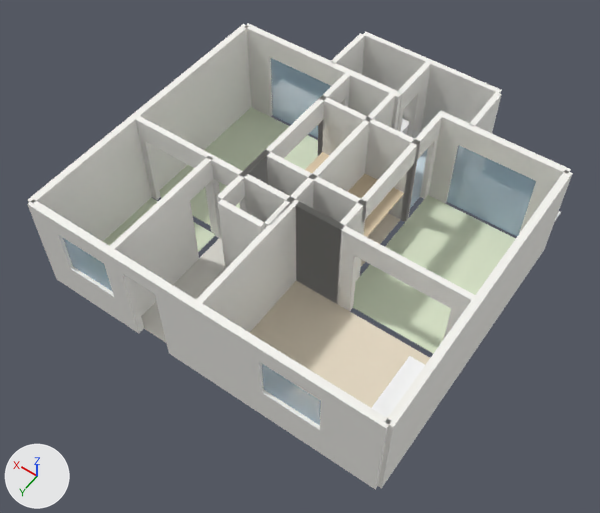
Renders of the glTF model room.glb from each side of a commit.
The view is the same before and after, from a 50 mm camera at (-2.25, 11.48, 13.36) aimed at (3.58, 3.31, 0.52). The lights are fixed; the arrows at lower left show +X, +Y and +Z. The older version comes first. Vertices at exactly the same position are counted once.

Script lines for the objects in view, before the commit:
```python
me_mesh_0 = bpy.data.meshes.new('Mesh_0')
me_mesh_0.from_pydata(...)  # 495 vertices, 958 faces; spans x -0.15..7.51, y -1.39..6.27, z -0.02..2.25
me_mesh_0.materials.append(mat_balcony)  # light grey #e1e1e1
me_mesh_0.materials.append(mat_closet)  # pale yellow #f9edda
me_mesh_0.materials.append(mat_fixture)  # white #fdfdfd
me_mesh_0.materials.append(mat_floor)  # pale yellow #efe2cb
me_mesh_0.materials.append(mat_glass)  # blue #c4e5f9
me_mesh_0.materials.append(mat_hall)  # white #e7e5dd
me_mesh_0.materials.append(mat_shelf)  # beige #e7d3b3
me_mesh_0.materials.append(mat_tatami)  # pale green #dfeace
me_mesh_0.materials.append(mat_wall)  # white #f7f6f1
me_mesh_0.materials.append(mat_wet)  # pale blue #daecf6
# before: 318 (0.3, 3.4, 0.0), 319 (0.3, 3.52, 0.0), 321 (0.3, 3.4, 2.25) at pixel (459, 286), 322 (0.3, 3.52, 2.25) at pixel (455, 291), 324 (0.3, 3.4, 1.75)
# before: 325 (2.25, 3.4, 1.75), 326 (2.25, 3.52, 1.75) at pixel (354, 255), 327 (0.3, 3.52, 1.75) at pixel (451, 308), 328 (2.25, 3.4, 2.25) at pixel (359, 233), 329 (2.25, 3.52, 2.25) at pixel (355, 237)
# before: 330 (2.25, 3.4, 0.0) at pixel (353, 307), 332 (2.25, 3.52, 0.0) at pixel (349, 311)
ob_kobiki302 = bpy.data.objects.new('kobiki302', me_mesh_0)
ob_kobiki302.location = (0.0, 0.0, 0.0)
```
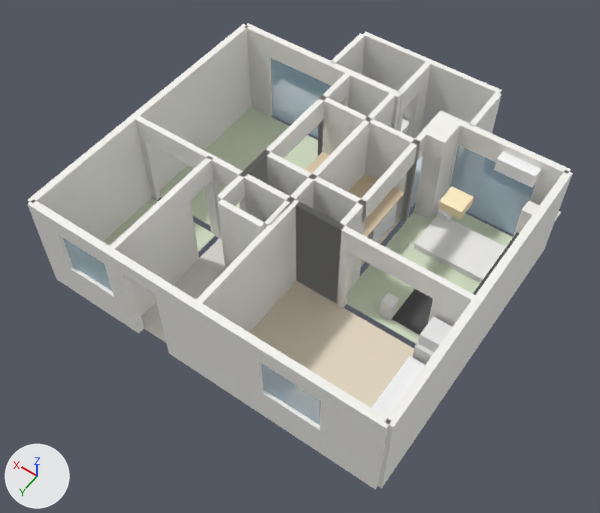
The change, as a list of edits to the scene's bpy script:
```text
Change me_mesh_0:
    verts and faces of me_mesh_0; kept vertices keep their numbers, new ones are numbered from 495
    remove me_mesh_0.from_pydata(...)  # 495 vertices, 958 faces; spans x -0.15..7.51, y -1.39..6.27, z -0.02..2.25
    add me_mesh_0.from_pydata(...)  # 589 vertices, 1102 faces; spans x -0.15..7.51, y -1.39..6.27, z -0.02..2.25
    me_mesh_0 part 1: a new loose piece, a box spanning x 0.0..0.06, y 1.75..3.35, z 0.0..2.2, in mat_furn0 (dark grey #505050)
    me_mesh_0 part 2: a new loose piece, a box spanning x 0.06..1.5, y 1.85..3.2, z 0.0..0.01, in mat_furn1 (dark grey #595959)
    me_mesh_0 part 3: a new loose piece, a box spanning x 0.02..0.57, y 3.58..4.13, z 0.0..1.1, in mat_furn10 (light grey #e1e1df)
    me_mesh_0 part 4: a new loose piece, a box spanning x 0.05..0.55, y 3.6..4.05, z 1.1..1.4, in mat_furn11 (white #ededed)
    me_mesh_0 part 5: a new loose piece, a box spanning x 0.1..0.4, y 0.2..0.5, z 0.0..1.4, in mat_furn2 (white #fcf9f3)
    me_mesh_0 part 6: a new loose piece, a box spanning x 0.05..2.05, y 0.45..1.45, z 0.0..0.15, in mat_furn3 (white #f9f8f6)
    me_mesh_0 part 7: a new loose piece, a box spanning x 0.4..1.2, y 0.0..0.25, z 1.8..2.1, in mat_furn4 (white #fcfcfc)
    me_mesh_0 part 8: a new loose piece, a box spanning x 1.5..1.75, y 3.0..3.25, z 0.0..0.45, in mat_furn5 (white #f9f9f9)
    me_mesh_0 part 9: a new loose piece, a box spanning x 1.8..2.05, y 0.3..0.55, z 0.0..0.3, in mat_furn6 (white #f9f9f9)
    me_mesh_0 part 10: a new loose piece, a box spanning x 1.05..1.5, y 1.5..1.95, z 2.05..2.25, in mat_furn7 (beige #ffedc4)
    me_mesh_0 part 11: a new loose piece, a box spanning x 2.72..3.57, y 1.1..2.0, z 0.0..0.75, in mat_furn9 (white #edf1f3)
    me_mesh_0 part 12
    6 vertices are added at (2.15, 0.0, 0.0), (2.55, 0.6, 0.0), (2.15, 0.6, 0.0), (2.15, 0.0, 2.25), (2.55, 0.6, 2.25), (2.15, 0.6, 2.25)
    12 new faces join them, mat_furn8 (white #f7f6f1)
    me_mesh_0 part 13
    add for i in [318, 319, 321, 322, 324, 327]: verts[i] += (0.35, 0.0, 0.0)
    add for i in [325, 326, 328, 329, 330, 332]: verts[i] += (0.15, 0.0, 0.0)
    add me_mesh_0.materials.append(mat_furn0)  # dark grey #505050
    add me_mesh_0.materials.append(mat_furn1)  # dark grey #595959
    add me_mesh_0.materials.append(mat_furn10)  # light grey #e1e1df
    add me_mesh_0.materials.append(mat_furn11)  # white #ededed
    add me_mesh_0.materials.append(mat_furn2)  # white #fcf9f3
    add me_mesh_0.materials.append(mat_furn3)  # white #f9f8f6
    add me_mesh_0.materials.append(mat_furn4)  # white #fcfcfc
    add me_mesh_0.materials.append(mat_furn5)  # white #f9f9f9
    add me_mesh_0.materials.append(mat_furn6)  # white #f9f9f9
    add me_mesh_0.materials.append(mat_furn7)  # beige #ffedc4
    add me_mesh_0.materials.append(mat_furn8)  # white #f7f6f1
    add me_mesh_0.materials.append(mat_furn9)  # white #edf1f3
```

What differs and where, as boxes (x1, y1, x2, y2) in the pictures (600 x 513 px; the box of a moved part takes in the faces that stretch with it):
part 1 of me_mesh_0, added
    after: (473, 232, 520, 295)
part 2 of me_mesh_0, added
    after: (392, 289, 433, 335)
part 3 of me_mesh_0, added
    after: (413, 341, 434, 365)
part 4 of me_mesh_0, added
    after: (418, 316, 452, 352)
part 5 of me_mesh_0, added
    after: (513, 201, 540, 237)
part 6 of me_mesh_0, added
    after: (414, 216, 506, 283)
part 7 of me_mesh_0, added
    after: (494, 151, 541, 187)
part 8 of me_mesh_0, added
    after: (379, 293, 399, 320)
part 9 of me_mesh_0, added
    after: (437, 209, 452, 221)
part 10 of me_mesh_0, added
    after: (438, 186, 474, 220)
part 11 of me_mesh_0, added
    after: (367, 203, 397, 243)
part 12 of me_mesh_0, added
    after: (414, 117, 460, 220)
part 13 of me_mesh_0, moved or reshaped
    before: (296, 201, 475, 340)
    after: (296, 201, 475, 327)
